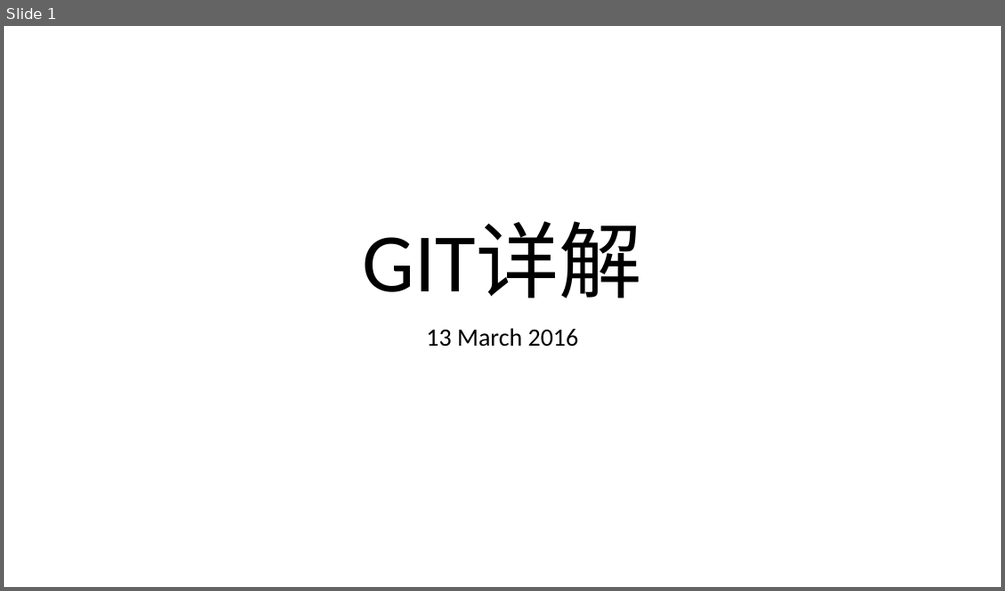
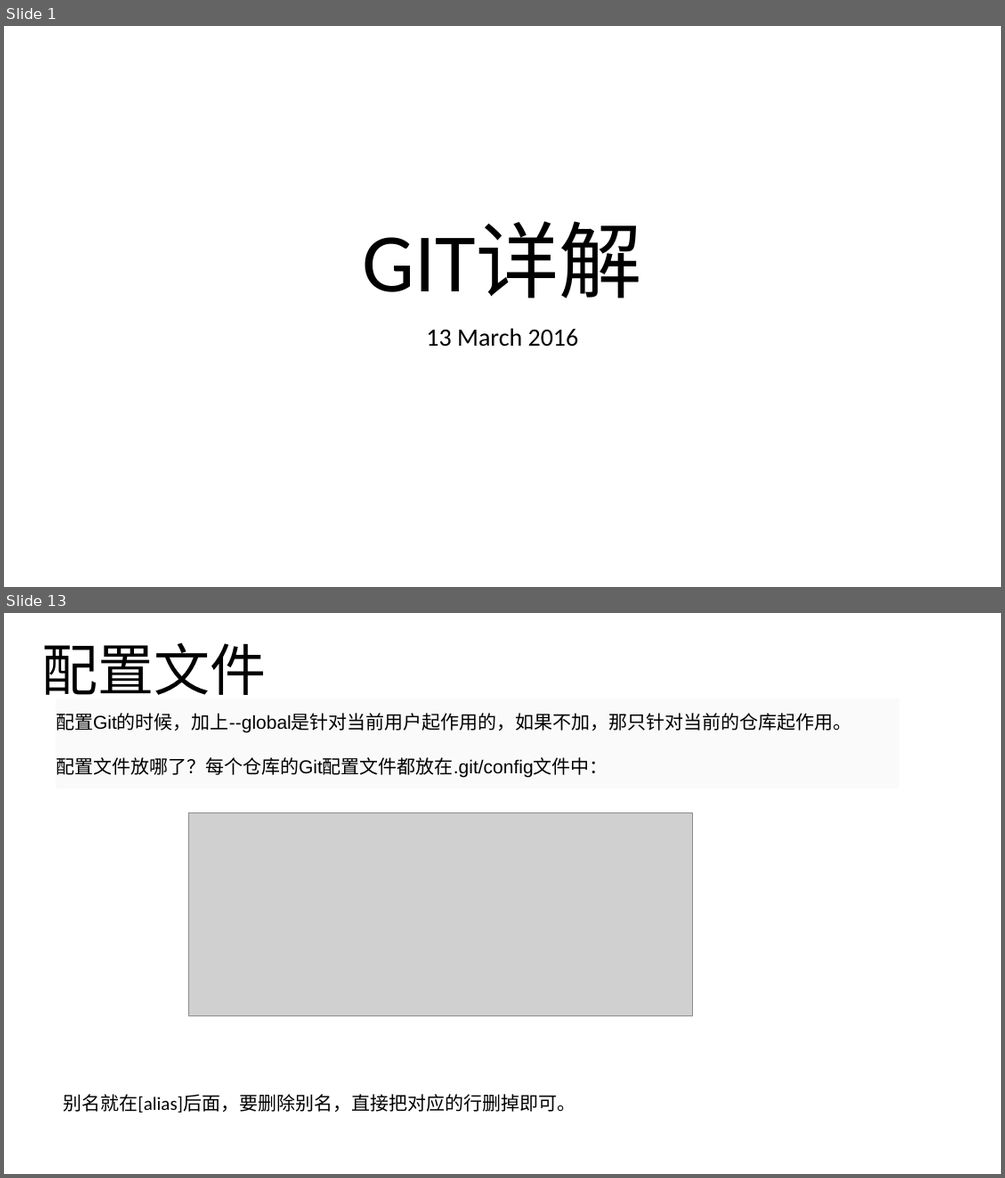
Before and after one commit to noprom/shandong, a slide deck: doc/ppt/husize.pptx. Shown one above the other, each under a label of ours: slide 1 before the commit, slides 1 and 13 after it; the slides between them are not shown. The pictures are 1005x591 and 1005x1178 pixels, drawn with LibreOffice and Linux fonts; fonts in the diff are those of the drawing; grey boxes stand for pictures. Boxes give left, top, right and bottom in pixels: in the first picture for what was removed or moved away, otherwise in the second. Text is boxed around its words. In the diff, an @@ line names an element or a change of style, - is before the commit and + after.

```diff
--- a/doc/ppt/husize.pptx
+++ b/doc/ppt/husize.pptx
@@ slide 13 added at (4, 613, 1001, 1174), background #FFFFFF @@
@@ title added at (42, 642, 267, 695), 54 pt, text #000000 @@
+配置文件
@@ subtitle added at (56, 713, 852, 778), 18 pt, text #000000 @@
+配置Git的时候，加上--global是针对当前用户起作用的，如果不加，那只针对当前的仓库起作用。
+配置文件放哪了？每个仓库的Git配置文件都放在.git/config文件中：
@@ picture added at (189, 812, 692, 1016) @@
@@ text added at (63, 1094, 575, 1112), 18 pt, text #000000 @@
+别名就在[alias]后面，要删除别名，直接把对应的行删掉即可。
```
Also in this commit, not shown: 4 slides changed, 8 other slides added, 6 slides removed, 1 other file.
